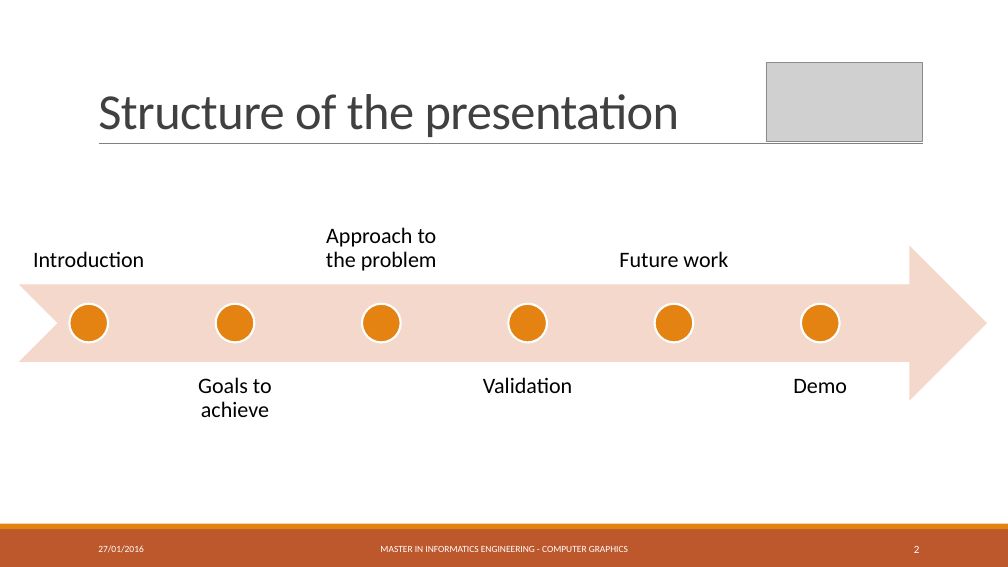
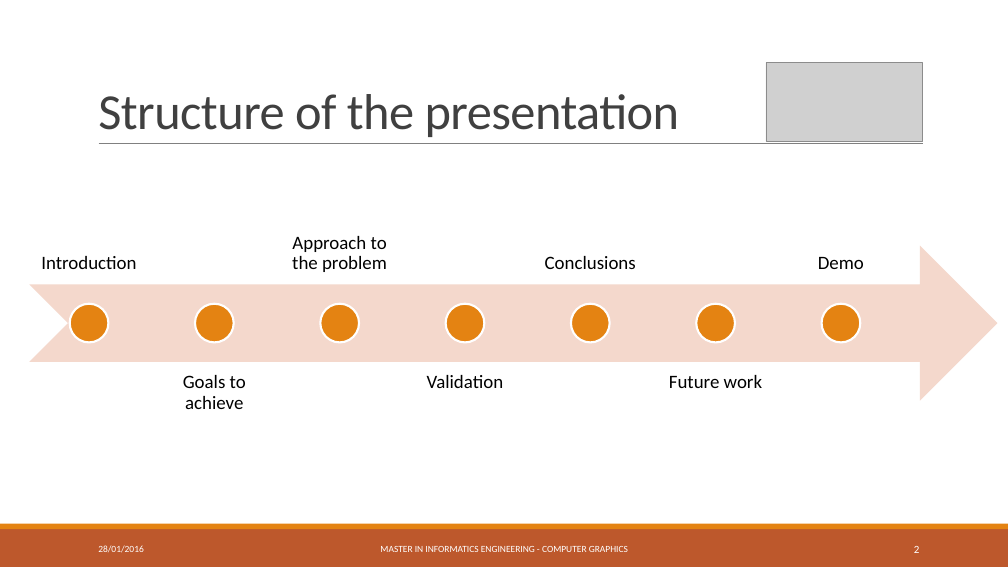
Before and after one commit to RafaelAnt/Trabalho_VpC, a slide deck: slide 2 of Presentation.pptx. Drawn at 1008x567 pixels with LibreOffice and Linux fonts; fonts in the diff are those of the drawing; grey boxes stand for pictures. Boxes give left, top, right and bottom in pixels: in the first picture for what was removed or moved away, otherwise in the second. Text is boxed around its words. In the diff, an @@ line names an element or a change of style, - is before the commit and + after.

Commit message:
updated presentation

```diff
--- a/Presentation.pptx
+++ b/Presentation.pptx
@@ text "Introduction": place and size @@
-text "Introduction" at box(33, 251, 144, 267)
+text "Introduction" at box(41, 256, 136, 269)
@@ text "Approach to the problem": place and size @@
-text "Approach to the problem" at box(326, 227, 437, 271)
+text "Approach to the problem" at box(292, 236, 387, 272)
@@ text "Demo": place and size @@
-text "Demo" at box(793, 379, 847, 393)
+text "Demo" at box(818, 257, 864, 269)
@@ text "Demo" at box(818, 257, 864, 269): size 21 to 18 pt; less space between paragraphs; vertical alignment top to bottom @@
@@ notched right arrow: place and size @@
-notched right arrow at box(19, 246, 988, 401)
+notched right arrow at box(29, 246, 998, 401)
@@ text added at box(545, 256, 636, 269), 18 pt, text #000000 @@
+Conclusions
@@ ellipse: place and size @@
-ellipse at box(216, 304, 254, 343)
+ellipse at box(195, 304, 234, 343)
@@ ellipse: place and size @@
-ellipse at box(362, 304, 401, 343)
+ellipse at box(321, 304, 359, 343)
@@ ellipse: place and size @@
-ellipse at box(508, 304, 547, 343)
+ellipse at box(445, 304, 484, 343)
@@ ellipse added at box(571, 304, 609, 343), fill #E48312, outline #FFFFFF 2 pt @@
@@ ellipse: place and size @@
-ellipse at box(655, 304, 693, 343)
+ellipse at box(696, 304, 735, 343)
@@ ellipse: place and size @@
-ellipse at box(801, 304, 839, 343)
+ellipse at box(822, 304, 861, 343)
@@ text "Goals to achieve": place and size @@
-text "Goals to achieve" at box(198, 377, 272, 417)
+text "Goals to achieve" at box(183, 375, 246, 409)
@@ size 21 to 18 pt; less space between paragraphs in 4 elements at box(41, 256, 136, 269), box(183, 375, 246, 409), box(292, 236, 387, 272), box(427, 375, 504, 388) @@
@@ text "Validation": place and size @@
-text "Validation" at box(483, 377, 572, 393)
+text "Validation" at box(427, 375, 504, 388)
@@ text "Future work": place and size @@
-text "Future work" at box(619, 251, 728, 267)
+text "Future work" at box(669, 375, 762, 388)
@@ text "Future work" at box(669, 375, 762, 388): size 21 to 18 pt; less space between paragraphs; vertical alignment bottom to top @@
```
Also in this commit, not shown: 8 other slides changed, 2 other files.
